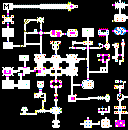
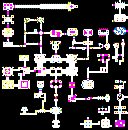
The second (128, 130) image is a revision of the first. Changes to its layers:
painted on "Walls" over [2, 2, 113, 111]
